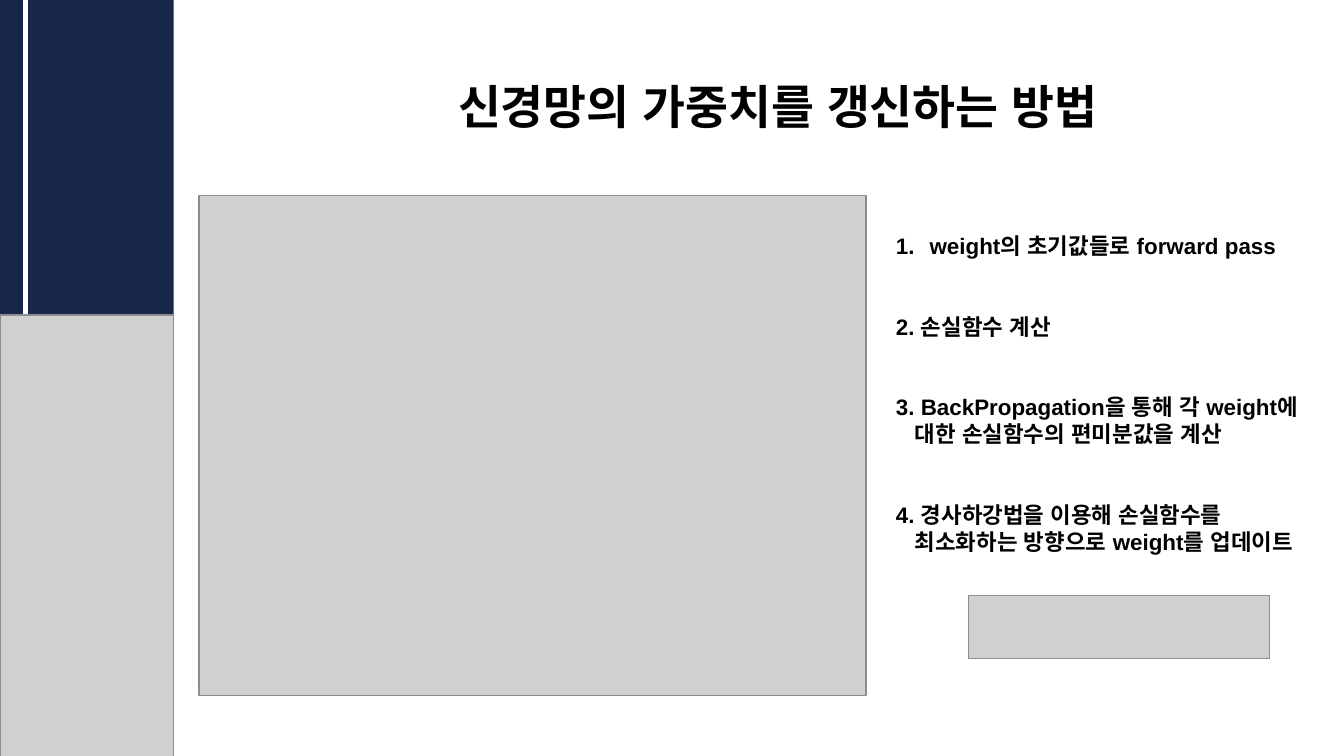
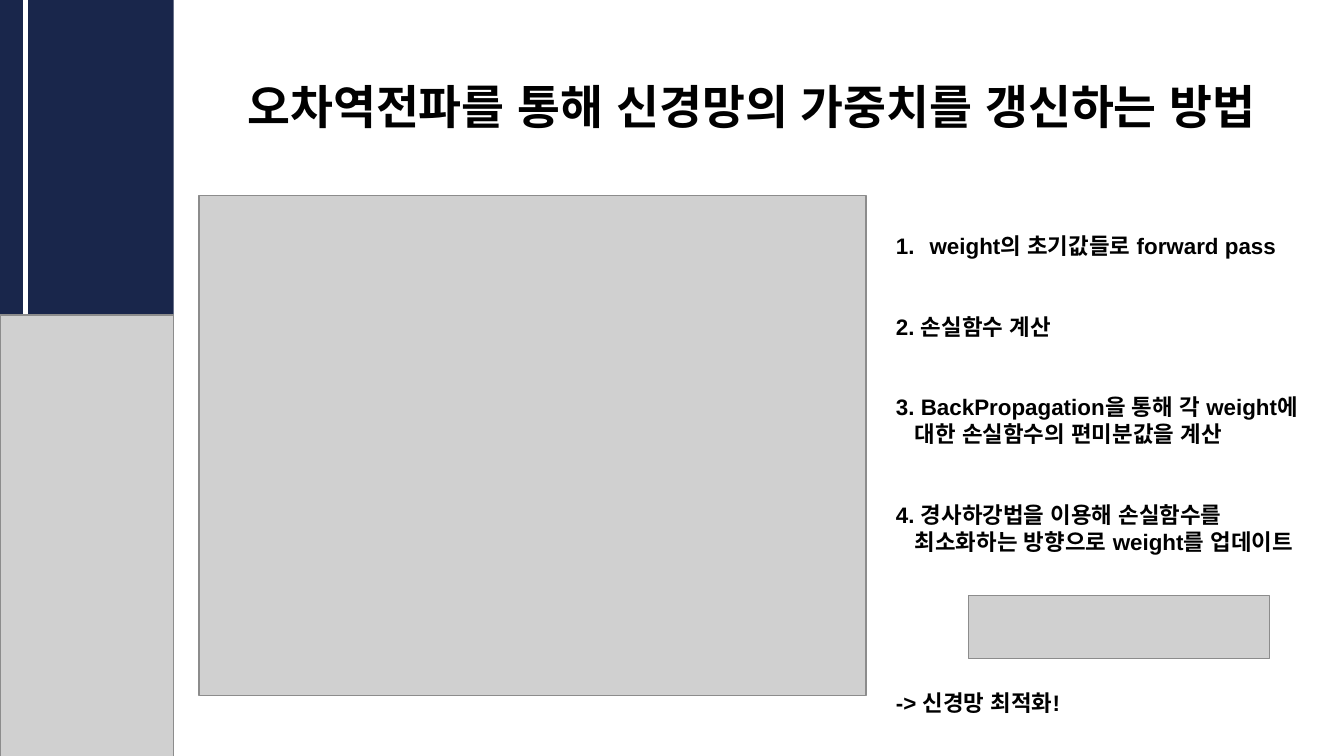
Before and after one commit to CUAI-CAU/2023-1_Study_DLfromScratch1, a slide deck: slide 16 of 발표자료/CUAI_딥러닝__0523.pptx. Drawn at 1344x756 pixels with LibreOffice and Linux fonts; fonts in the diff are those of the drawing; grey boxes stand for pictures. Boxes give left, top, right and bottom in pixels: in the first picture for what was removed or moved away, otherwise in the second. Text is boxed around its words. In the diff, an @@ line names an element or a change of style, - is before the commit and + after.

```diff
--- a/발표자료/CUAI_딥러닝__0523.pptx
+++ b/발표자료/CUAI_딥러닝__0523.pptx
@@ text at box(248, 85, 1256, 129): text changed @@
-신경망의 가중치를 갱신하는 방법
+오차역전파를 통해 신경망의 가중치를 갱신하는 방법
@@ text at box(923, 692, 1060, 713): paragraph added @@
+-> 신경망 최적화!
```
Also in this commit, not shown: 4 other slides changed.
